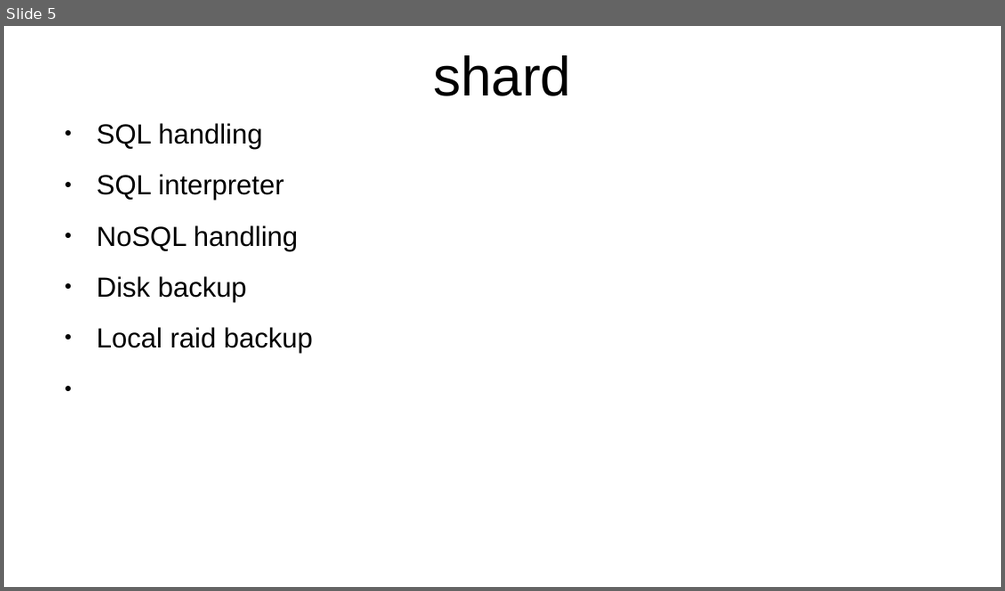
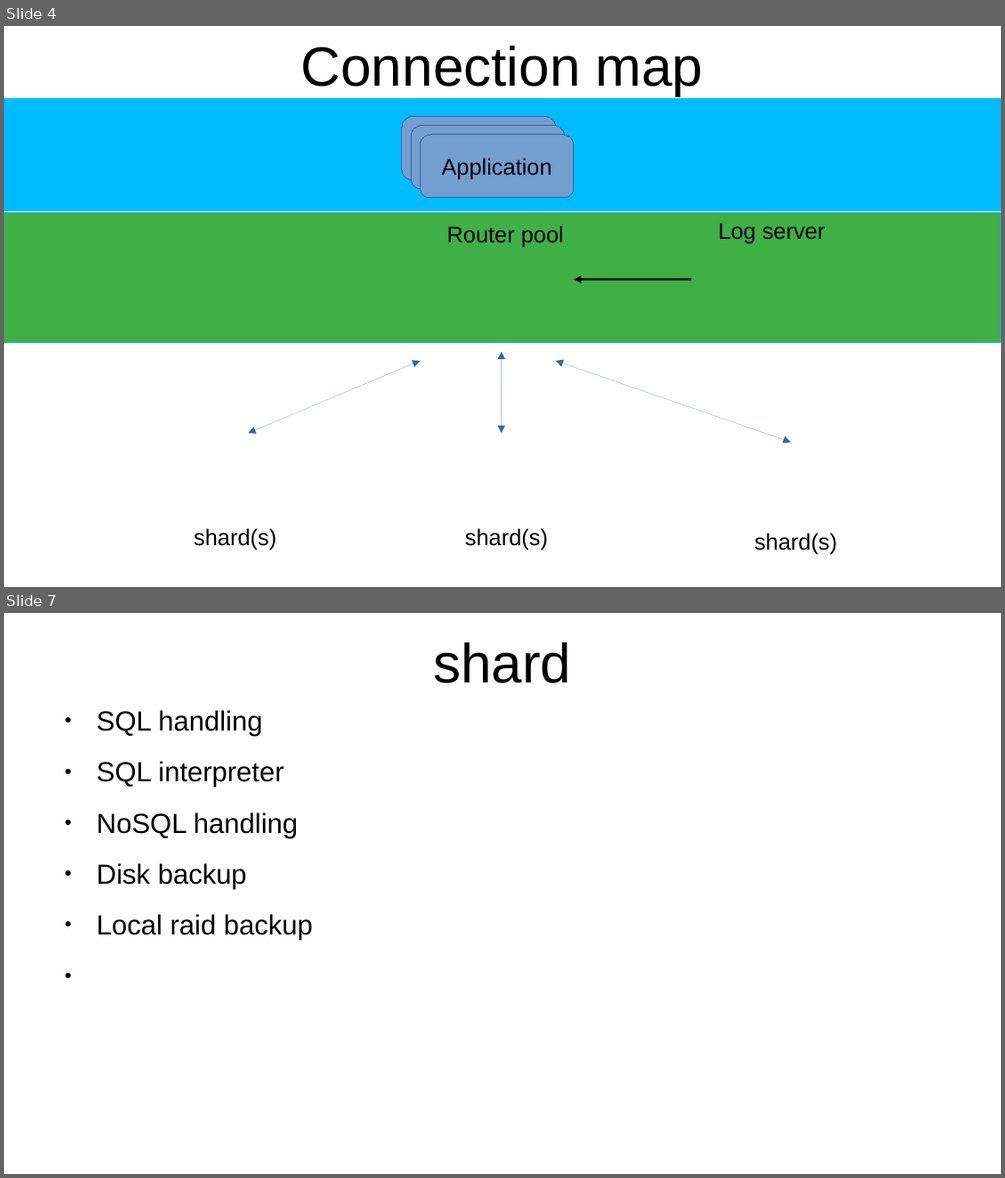
Before and after one commit to YC-Lammy/DejavuDB, a slide deck: doc/concept.odp. Shown one above the other, each under a label of ours: slide 5 before the commit, slides 4 and 7 after it; the slides between them are not shown. The pictures are 1005x591 and 1005x1178 pixels, drawn with LibreOffice and Linux fonts; fonts in the diff are those of the drawing. Boxes give left, top, right and bottom in pixels: in the first picture for what was removed or moved away, otherwise in the second. Text is boxed around its words. In the diff, an @@ line names an element or a change of style, - is before the commit and + after.

```diff
--- a/doc/concept.odp
+++ b/doc/concept.odp
@@ slide 4 added at [4,26,1001,587], background #FFFFFF @@
@@ title added at [301,46,704,96], 44 pt, text #000000 @@
+Connection map
@@ rectangle added at [4,98,1001,210], fill #00BCFF, outline #00BCFF 0 pt @@
@@ rounded rectangle added at [402,117,556,180], fill #729FCF, outline #3465A4 0 pt, 18 pt, text #000000 @@
+Application
@@ rounded rectangle added at [411,126,565,189], fill #729FCF, outline #3465A4 0 pt, 18 pt, text #000000 @@
+Application
@@ rounded rectangle added at [421,135,574,198], fill #729FCF, outline #3465A4 0 pt, 18 pt, text #000000 @@
+Application
@@ rectangle added at [4,212,1001,343], fill #3FAF46, outline #00BCFF 0 pt @@
@@ text added at [447,225,564,248], 18 pt, text #000000 @@
+Router pool
@@ text added at [718,223,825,244], 18 pt, text #000000 @@
+Log server
@@ arrow added from (691, 280) to (574, 280), #000000 1.5 pt @@
@@ double arrow added from (248, 433) to (421, 361), #3465A4 0 pt @@
@@ double arrow added from (502, 433) to (502, 352), #3465A4 0 pt @@
@@ double arrow added from (556, 361) to (791, 443), #3465A4 0 pt @@
@@ text added at [194,528,276,549], 18 pt, text #000000 @@
+shard(s)
@@ text added at [465,528,548,549], 18 pt, text #000000 @@
+shard(s)
@@ text added at [754,532,837,555], 18 pt, text #000000 @@
+shard(s)
@@ what was slide 5 is now slide 7 @@
```
Also in this commit, not shown: 8 slides changed, 1 other slide added, 7 other files.
